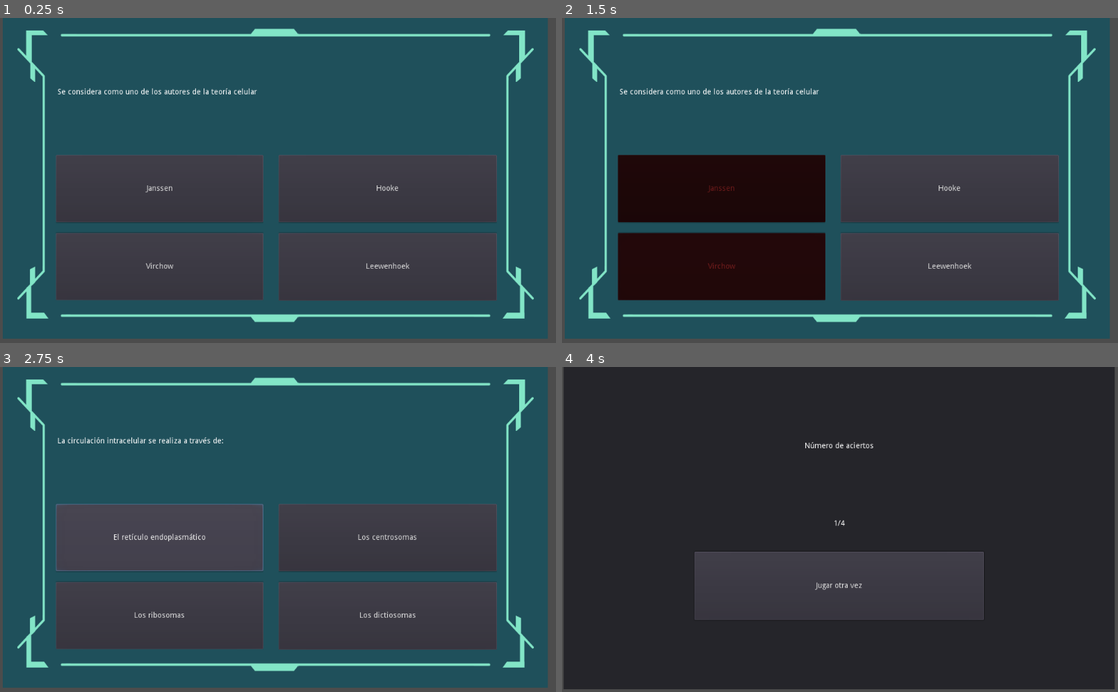
Above: before the commit, frames 1-4 (two rows, left to right).
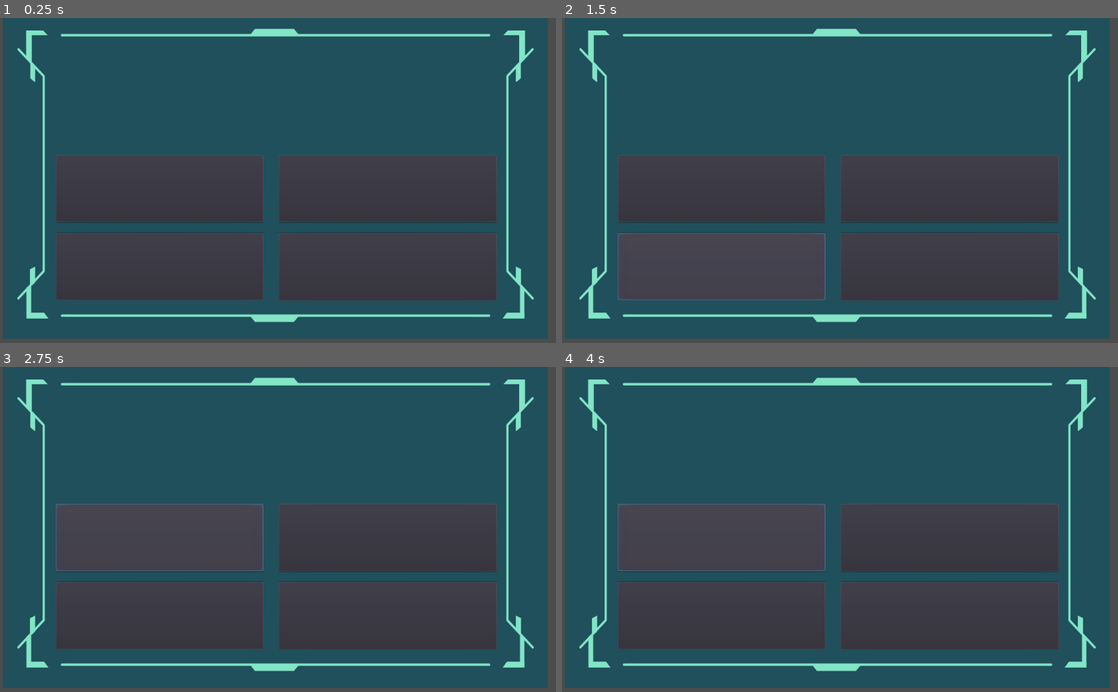
Above: after the commit, the same moments.

Repository: Space-Travelers/Game
Game: Godot game, scene res://src/scenes/immune_system/minigames/quiz-game/level_game.tscn
Two runs of this game, one before a commit and one after it. Both use one fixed random seed, a clock stepped at 60 frames per second and the inputs below.
Inputs (mouse positions are in pixels of both pictures, inside the frame that each line leads up to):
- Up to frame 1 (0.25 s): no input
- Up to frame 2 (1.5 s): click (723, 190) at 0.5 s; click (723, 268) at 1.25 s
- Up to frame 3 (2.75 s): click (161, 539) at 2 s
- Up to frame 4 (4 s): click (723, 539) at 2.75 s; click (723, 539) at 3.5 s

The runs differ from the first frame. In frame 1, 0.5% of the frame differs, in the area x 10-74%, y 21-78%; in frame 2, 16%; in frame 3, 0.6%; in frame 4, 82%, in the area x 0-100%, y 0-100%.
Error after the commit: Trying to assign value of type 'Nil' to a variable of type 'Array'. (res://src/scenes/immune_system/minigames/quiz-game/scripts/level/level_game.gd:30)

Commit message:
request questions

Diff:
--- a/src/scenes/immune_system/minigames/quiz-game/level_game.tscn
+++ b/src/scenes/immune_system/minigames/quiz-game/level_game.tscn
@@ -142,4 +142,6 @@
 texture = ExtResource( 1 )
 expand = true
 
+[node name="HTTPRequest" type="HTTPRequest" parent="."]
+
 [connection signal="pressed" from="game_over/button_restart" to="." method="_on_button_restart_pressed"]
--- a/src/scenes/immune_system/minigames/quiz-game/scripts/level/level_game.gd
+++ b/src/scenes/immune_system/minigames/quiz-game/scripts/level/level_game.gd
@@ -12,26 +12,8 @@
 var correct := 0
 var timer := 10
 var data := []
-var information := [
-{
-	"question": "Se considera como uno de los autores de la teoría celular",
-	"options": ["Janssen" ,"Hooke","Leewenhoek","Virchow"],
-	"correct": "Hooke"
- },{
-	"question": "Un organismo procariótico se caracteriza por carecer de:",
-	"options": ["Plasmalema" ,"Citoplasma","Carioteca","Ribosomas"],
-	"correct": "Carioteca"
- },{
-	"question": "La circulación intracelular se realiza a través de:",
-	"options": ["El retículo endoplasmático" ,"Los ribosomas","Los centrosomas","Los dictiosomas"],
-	"correct": "El retículo endoplasmático"
- },
-{
-	"question": "La digestión tanto intracelular como extracelular es realizada por:",
-	"options": ["R. endoplasmático  rugoso" ,"R. endoplasmático liso","Peroxisoma","Lisosomas"],
-	"correct": "Lisosomas"
- }
-]
+var information :=[]
+
 
 
 
@@ -43,7 +25,10 @@
 func load_save():
 	return information
 
-func _ready() -> void:
+func _on_request_completed(result, response_code, headers, body):
+	var json = JSON.parse(body.get_string_from_utf8())
+	information = json.result
+	print(information)
 	for _button in $question_holder.get_children():
 		buttons.append(_button)
 	for _button in $question_holder2.get_children():
@@ -51,6 +36,10 @@
 	quiz_shuffle = load_save()
 	data = load_save()
 	load_quiz()
+
+func _ready() -> void:
+	$HTTPRequest.connect("request_completed", self, "_on_request_completed")
+	$HTTPRequest.request("https://spacback.herokuapp.com/minigames/quiz")
 
 func load_quiz() -> void:
 	if index >= data.size():
